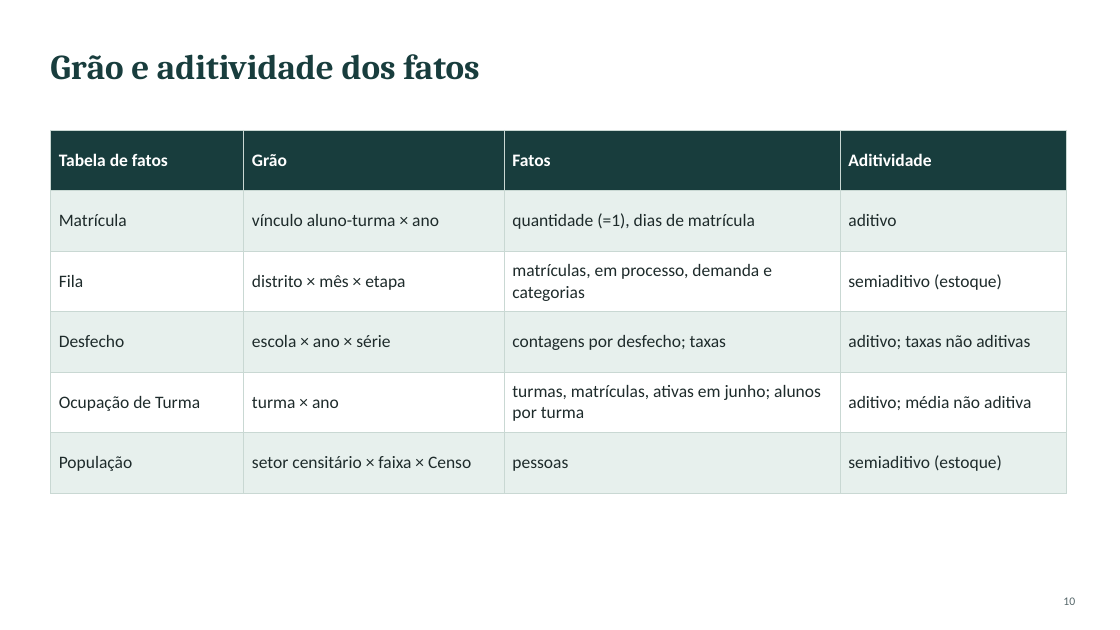
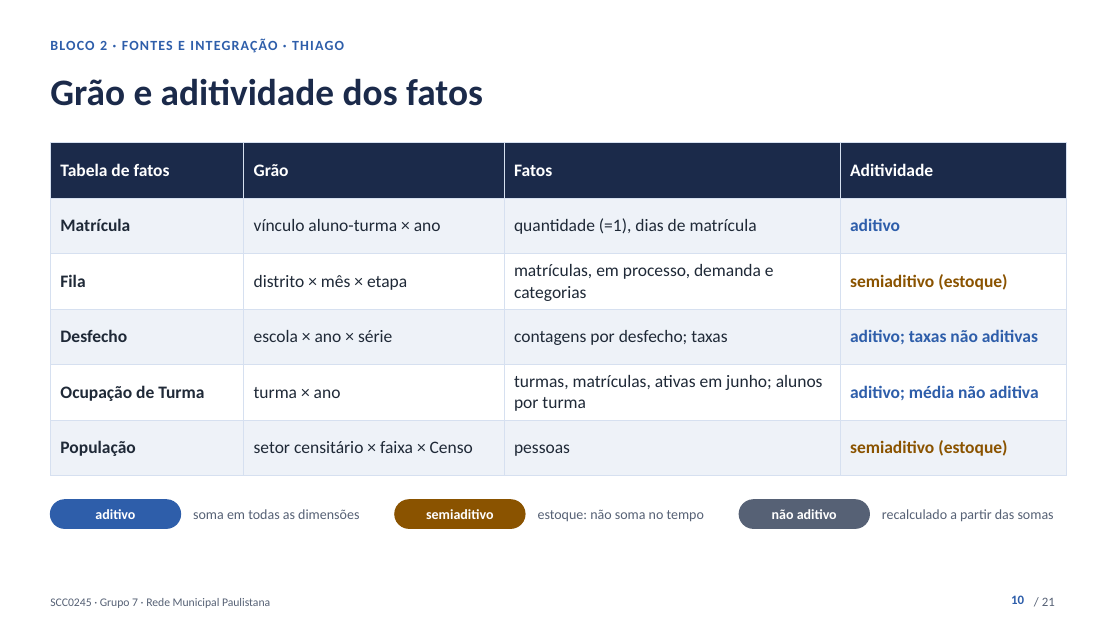
Before and after one commit to kevennlaranjeira/OLAP2026, a slide deck: slide 10 of docs/apresentacao/apresentacao-projeto1.pptx. Drawn at 1120x630 pixels with LibreOffice and Linux fonts; fonts in the diff are those of the drawing. Boxes give left, top, right and bottom in pixels: in the first picture for what was removed or moved away, otherwise in the second. Text is boxed around its words. In the diff, an @@ line names an element or a change of style, - is before the commit and + after.

Commit message:
docs(apresentacao): novo visual, número de página e animações (#4)
Slides com paleta única no tema, etiqueta de bloco e de quem apresenta, número de página, transição de esmaecimento e entrada em sequência dos cartões. Teste novo confere número de página, transição e animação.

```diff
--- a/docs/apresentacao/apresentacao-projeto1.pptx
+++ b/docs/apresentacao/apresentacao-projeto1.pptx
@@ text "Grão e aditividade dos fatos": place and size @@
-text "Grão e aditividade dos fatos" at box(50, 54, 479, 80)
+text "Grão e aditividade dos fatos" at box(50, 78, 483, 106)
@@ text "Grão e aditividade dos fatos" at box(50, 78, 483, 106): size 30 to 32 pt, font Cambria to Calibri, text colour #183D3D to #1B2A4A @@
@@ text added at box(50, 38, 344, 53), 12 pt, text #2E5EAA, bold @@
+BLOCO 2 · FONTES E INTEGRAÇÃO · THIAGO
@@ table at box(50, 143, 1067, 460) @@
@@ fill #183D3D to #1B2A4A in row 1 @@
@@ fill #E7F0ED to #EEF2F8 in 12 cells @@
@@ text colour #1E2B2B to #1F2937 in "Matrícula", "vínculo aluno-turma × ano", "quantidade (=1), dias de matrícula", "Fila" and 11 more places @@
@@ bold on in "Matrícula", "aditivo", "Fila", "semiaditivo (estoque)" and 6 more places @@
@@ text colour #1E2B2B to #2E5EAA in "aditivo", "aditivo; taxas não aditivas", "aditivo; média não aditiva" @@
@@ text colour #1E2B2B to #8A5300 in "semiaditivo (estoque)", "semiaditivo (estoque)" @@
@@ borders changed @@
@@ table: place and size @@
-table at box(50, 130, 1067, 475)
+table at box(50, 143, 1067, 460)
@@ rounded rectangle added at box(50, 500, 181, 528), fill #2E5EAA, outline #2E5EAA 1 pt @@
@@ text added at box(95, 509, 135, 519), 12 pt, text #FFFFFF, bold @@
+aditivo
@@ text added at box(193, 509, 359, 519), 12 pt, text #566175 @@
+soma em todas as dimensões
@@ rounded rectangle added at box(395, 500, 525, 528), fill #8A5300, outline #8A5300 1 pt @@
@@ text added at box(426, 509, 493, 519), 12 pt, text #FFFFFF, bold @@
+semiaditivo
@@ rounded rectangle added at box(739, 500, 870, 528), fill #566175, outline #566175 1 pt @@
@@ text added at box(772, 509, 837, 519), 12 pt, text #FFFFFF, bold @@
+não aditivo
@@ text added at box(882, 509, 1054, 522), 12 pt, text #566175 @@
+recalculado a partir das somas
@@ text added at box(538, 510, 704, 522), 12 pt, text #566175 @@
+estoque: não soma no tempo
@@ text added at box(50, 598, 270, 608), 10 pt, text #566175 @@
+SCC0245 · Grupo 7 · Rede Municipal Paulistana
@@ page number: place and size @@
-page number at box(1063, 597, 1075, 605)
+page number at box(1011, 595, 1024, 604)
@@ page number at box(1011, 595, 1024, 604): size 10 to 11 pt, text colour #56676A to #2E5EAA, bold on; vertical alignment middle to top @@
@@ text added at box(1042, 597, 1055, 606), 11 pt, text #566175 @@
+/ 21
```
Also in this commit, not shown: 20 other slides changed, 4 other files.
